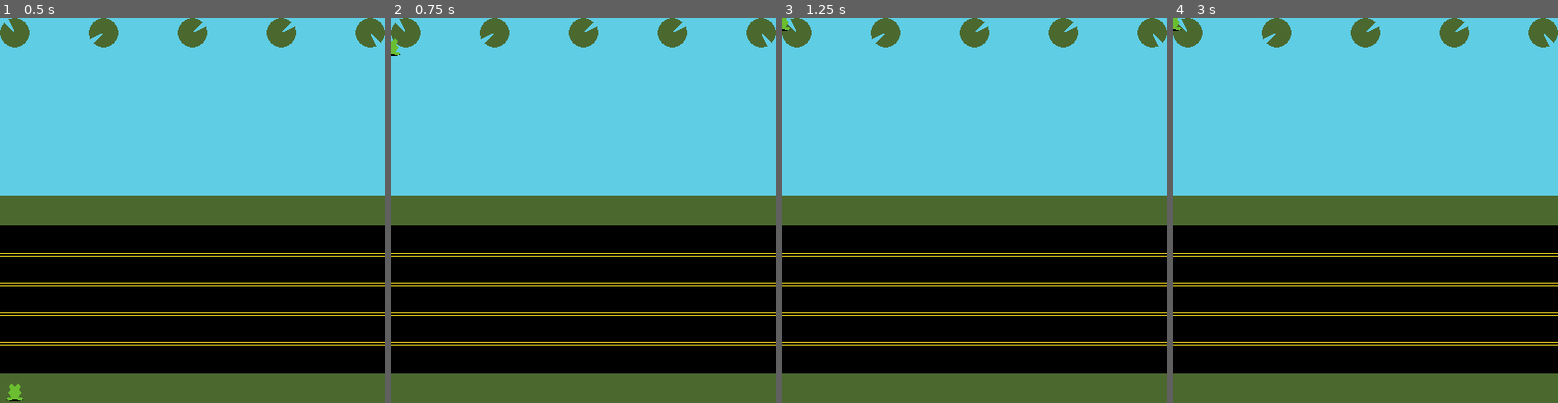
Above: before the commit, frames 1-4 (left to right).
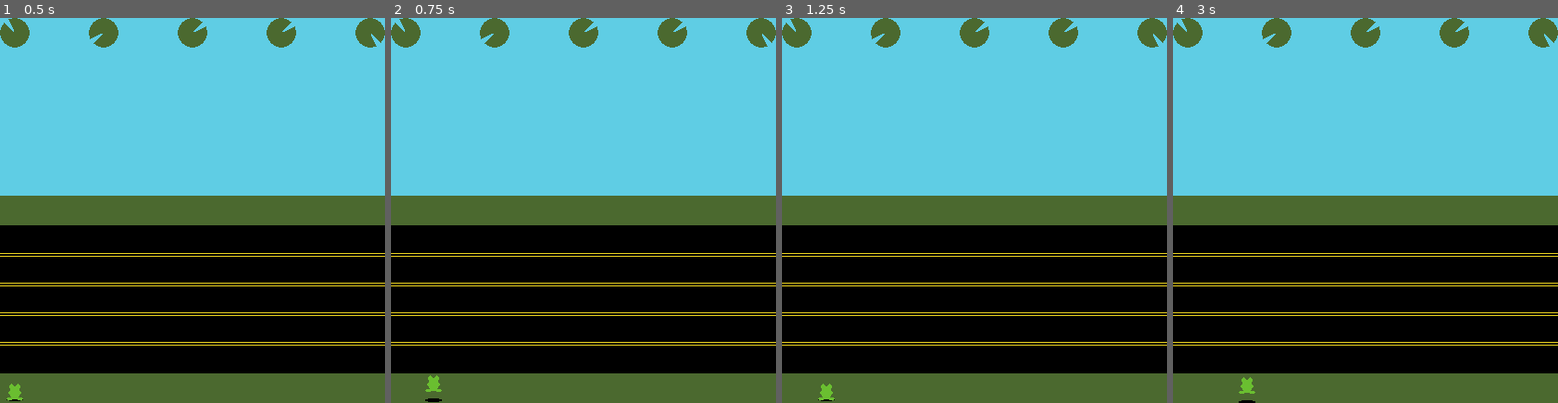
Above: after the commit, the same moments.

Repository: jakemeinershagen/frogger
Game: Godot game, scene res://scenes/world.tscn
Two runs of this game, one before a commit and one after it. Both use one fixed random seed, a clock stepped at 60 frames per second and the inputs below.
Inputs:
- Up to frame 1 (0.5 s): no input
- Up to frame 2 (0.75 s): tap Enter at 0.5 s; hold D (right) from 0.53 s (still down)
- Up to frame 3 (1.25 s): keep holding D (right)
- Up to frame 4 (3 s): tap Space at 1.25, 2.75 s; release D (right) at 1.28 s; hold S (back) 1.28-2.03 s; tap Enter at 2 s; hold D (right) 2.03-2.78 s; hold W (forward) from 2.78 s (still down)

Frame 1 is identical in both runs. In frame 2, 0.2% of the frame differs, in the area x 0-14%, y 5-100%; in frame 3, 0.2%; in frame 4, 0.2%.

Commit message:
finally it's over

Diff:
--- a/scenes/frog.tscn
+++ b/scenes/frog.tscn
@@ -9,10 +9,6 @@
 [sub_resource type="AtlasTexture" id="AtlasTexture_r2m8n"]
 atlas = ExtResource("1_po4eq")
 region = Rect2(160, 0, 32, 32)
-
-[sub_resource type="AtlasTexture" id="AtlasTexture_r7un1"]
-atlas = ExtResource("1_po4eq")
-region = Rect2(32, 0, 32, 32)
 
 [sub_resource type="AtlasTexture" id="AtlasTexture_pb8ie"]
 atlas = ExtResource("1_po4eq")
@@ -34,13 +30,13 @@
 }, {
 "frames": [{
 "duration": 1.0,
-"texture": SubResource("AtlasTexture_r7un1")
-}, {
-"duration": 1.0,
 "texture": SubResource("AtlasTexture_pb8ie")
 }, {
 "duration": 1.0,
 "texture": SubResource("AtlasTexture_i647l")
+}, {
+"duration": 1.0,
+"texture": SubResource("AtlasTexture_r2m8n")
 }],
 "loop": false,
 "name": &"jump",
@@ -52,6 +48,7 @@
 height = 18.0
 
 [node name="Frog" type="CharacterBody2D"]
+slide_on_ceiling = false
 script = ExtResource("1_0vubg")
 
 [node name="Animation" type="AnimatedSprite2D" parent="."]
--- a/scripts/frog.gd
+++ b/scripts/frog.gd
@@ -9,3 +9,5 @@
 		or Input.is_action_just_pressed("left")
 		or Input.is_action_just_pressed("right")):
 		state_machine.change_state("jump")
+	else:
+		state_machine.change_state("idle")
--- a/scripts/jump.gd
+++ b/scripts/jump.gd
@@ -7,13 +7,24 @@
 var target_position = Vector2.ZERO
 
 func enter_state():
+	super()
 	lock = true
 	if Input.is_action_just_pressed("forward"):
 		direction = Vector2.UP
 		target_position = player.position + (Vector2.UP * jump_size)
+	elif Input.is_action_just_pressed("back"):
+		direction = Vector2.DOWN
+		target_position = player.position + (Vector2.DOWN * jump_size)
+	elif Input.is_action_just_pressed("left"):
+		direction = Vector2.LEFT
+		target_position = player.position + (Vector2.LEFT * jump_size)
+	elif Input.is_action_just_pressed("right"):
+		direction = Vector2.RIGHT
+		target_position = player.position + (Vector2.RIGHT * jump_size)
 
 
 func process_state(delta: float) -> void:
 	player.position = lerp(player.position, target_position, lerp_amount)
-	if player.position == target_position:
+	if (player.position - target_position).length() < Vector2(0.005, 0.005).length():
+		player.position = target_position.ceil()
 		lock = false
Not shown: 1 places in scenes/frog.tscn that only renumber resources
Not shown, changed: README.md
